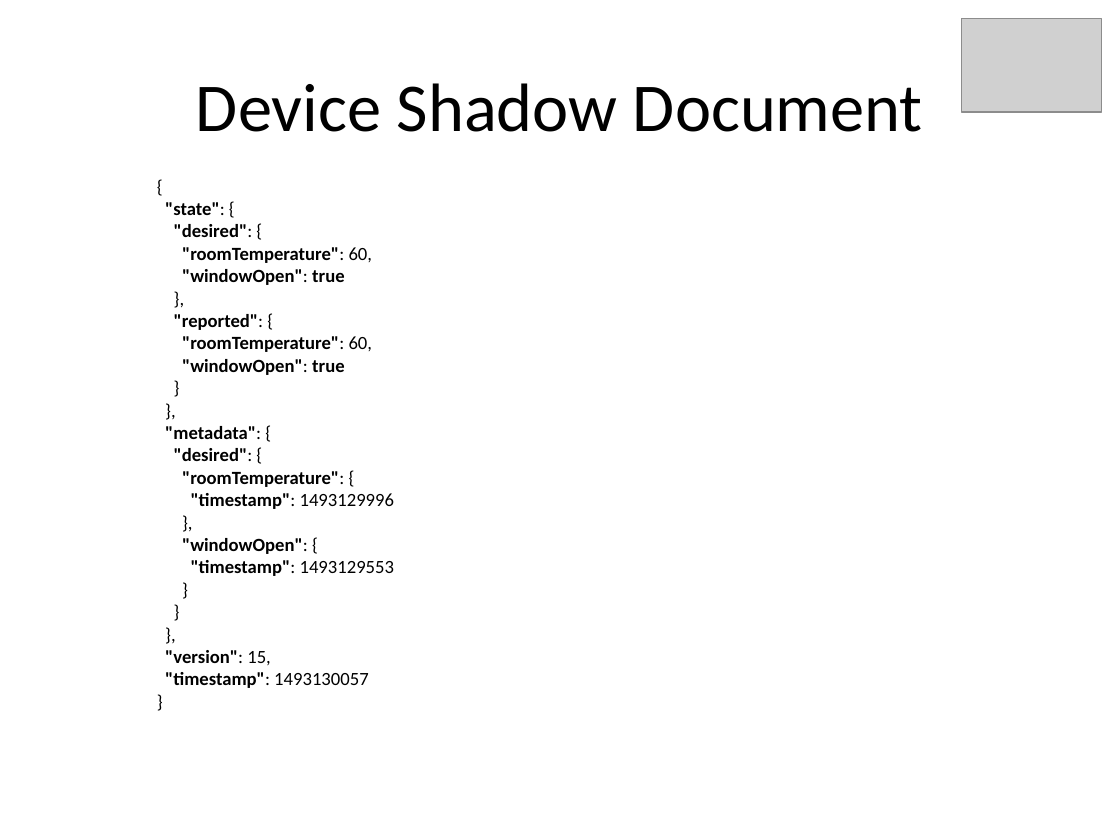
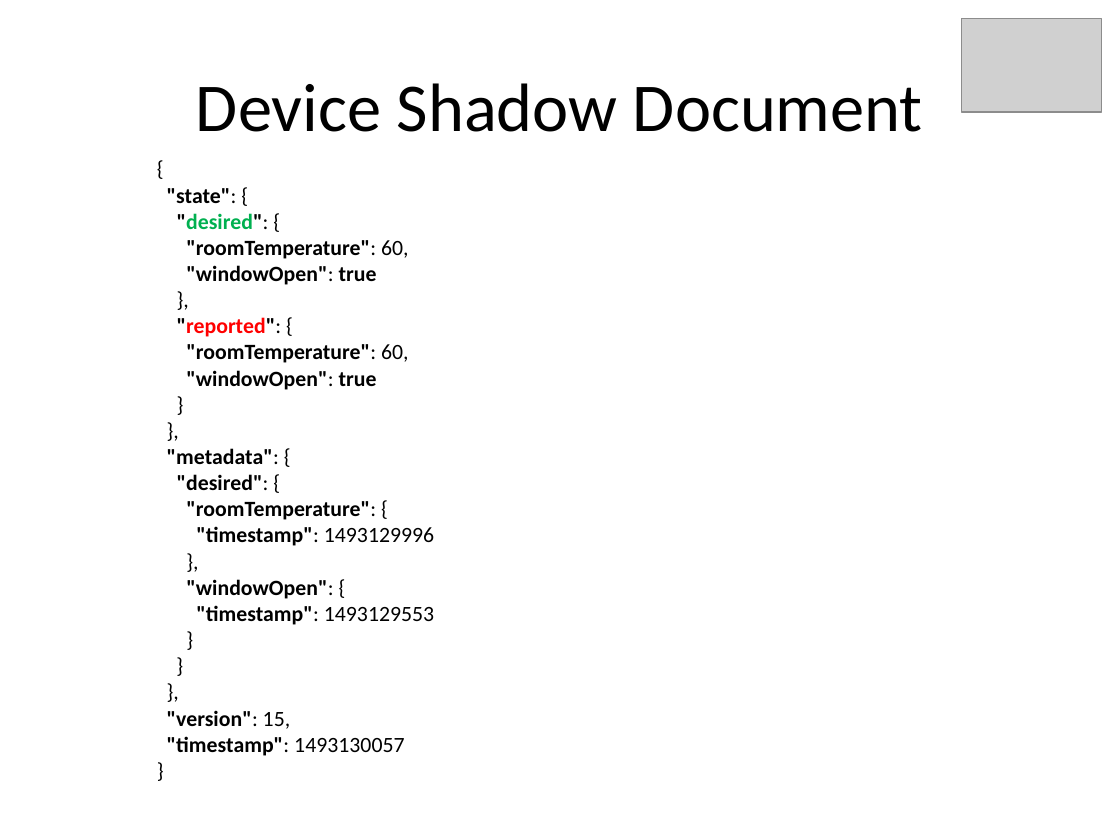
Before and after one commit to kskalvar/AWS-IoT-AndroidStudio, a slide deck: slide 8 of .assets/IoT-QuickStart-with-AWS.pptx (slide 9 before the commit). Drawn at 1120x840 pixels with LibreOffice and Linux fonts; fonts in the diff are those of the drawing; grey boxes stand for pictures. Boxes give left, top, right and bottom in pixels: in the first picture for what was removed or moved away, otherwise in the second. Text is boxed around its words. In the diff, an @@ line names an element or a change of style, - is before the commit and + after.

Commit message:
Documentation: Upadated AWS IoT QuickStart Instructions

```diff
--- a/.assets/IoT-QuickStart-with-AWS.pptx
+++ b/.assets/IoT-QuickStart-with-AWS.pptx
@@ text "{ "state": { "desired": { ...": place and size @@
-text "{ "state": { "desired": { ..." at (165,202,394,688)
+text "{ "state": { "desired": { ..." at (167,188,434,756)
@@ text "{ "state": { "desired": { ..." at (167,188,434,756): size 12 to 14 pt; text colour #000000 to #00B050 in ""desired":"; text colour #000000 to #FF0000 in ""reported":" @@
```
Also in this commit, not shown: 10 other slides changed, 2 slides added, 1 slide removed, 1 other file.
